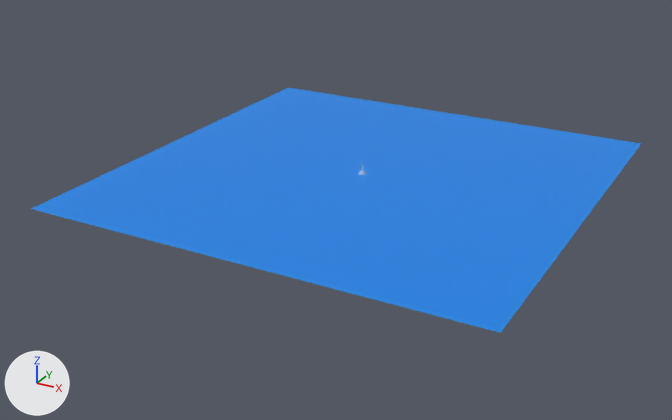
Before and after pictures for a commit that changed the Blender file models/Blender/render.blend.
Before and after are seen from a camera (50 mm lens) standing at (88.1, -172.3, 75.9) and looking at (-3.3, -6.2, -7.1). The axes (+X, +Y, +Z) are drawn at lower left. The lights are the same throughout.
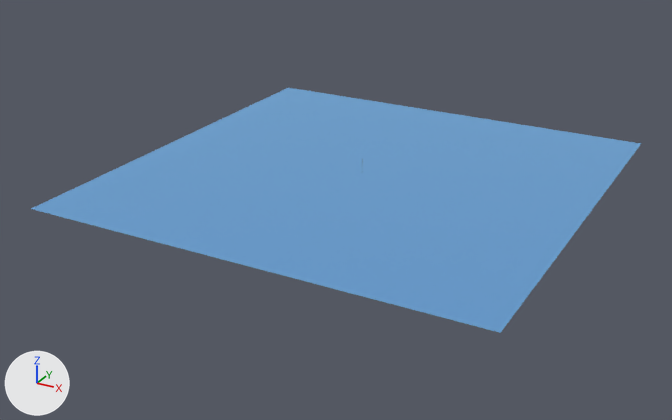
Boxes [x1, y1, x2, y2] around the edits, measured in the pictures (672 x 420 px):
'Plane', recoloured, surface changed: [31, 88, 641, 333] in both
'Cone', hidden: before [358, 164, 367, 175]

Edits to the bpy script that builds the scene:
```text
Change mat_material_002:
    mat_material_002.base_color: (0.0, 0.23, 0.801) -> (0.296, 0.565, 0.823)  # blue #0084e7 -> blue #94c6ea
    mat_material_002.roughness: 0.5 -> 1.0
    mat_material_002.metallic: 0.0 -> 1.0
Add mat_material_004:
    mat_material_004 = bpy.data.materials.new('Material.004')
    # colours: white #ffffff
    # uses the picture img_material_001_displacement_png
    # uses the picture img_material_001_metallic_png
    # uses the picture img_material_001_normal_png
Add mat_material:
    mat_material = principled_material('Material')
    mat_material.base_color = (0.8, 0.8, 0.8)  # white #e7e7e7
    mat_material.metallic = 1.0
    mat_material.roughness = 1.0
    mat_material.emission_strength = 1.0
Add me_sphere_001:
    me_sphere_001.from_pydata(...)  # 736 vertices, 736 faces; spans x -1.0..1.0, y -1.0..1.0, z -23.3..11.6
    # faces by material slot: [720, 16]
    me_sphere_001.materials.append(mat_material_004)  # its picture is missing
    me_sphere_001.materials.append(mat_material)  # white #e7e7e7
Change ob_cone:
    add ob_cone.hide_render = True
Add ob_sphere_001:
    ob_sphere_001 = bpy.data.objects.new('Sphere.001', me_sphere_001)
    ob_sphere_001.location = (0.0, 0.0, 2.4)
    ob_sphere_001.scale = (0.0522, 0.0522, 0.091)
```
